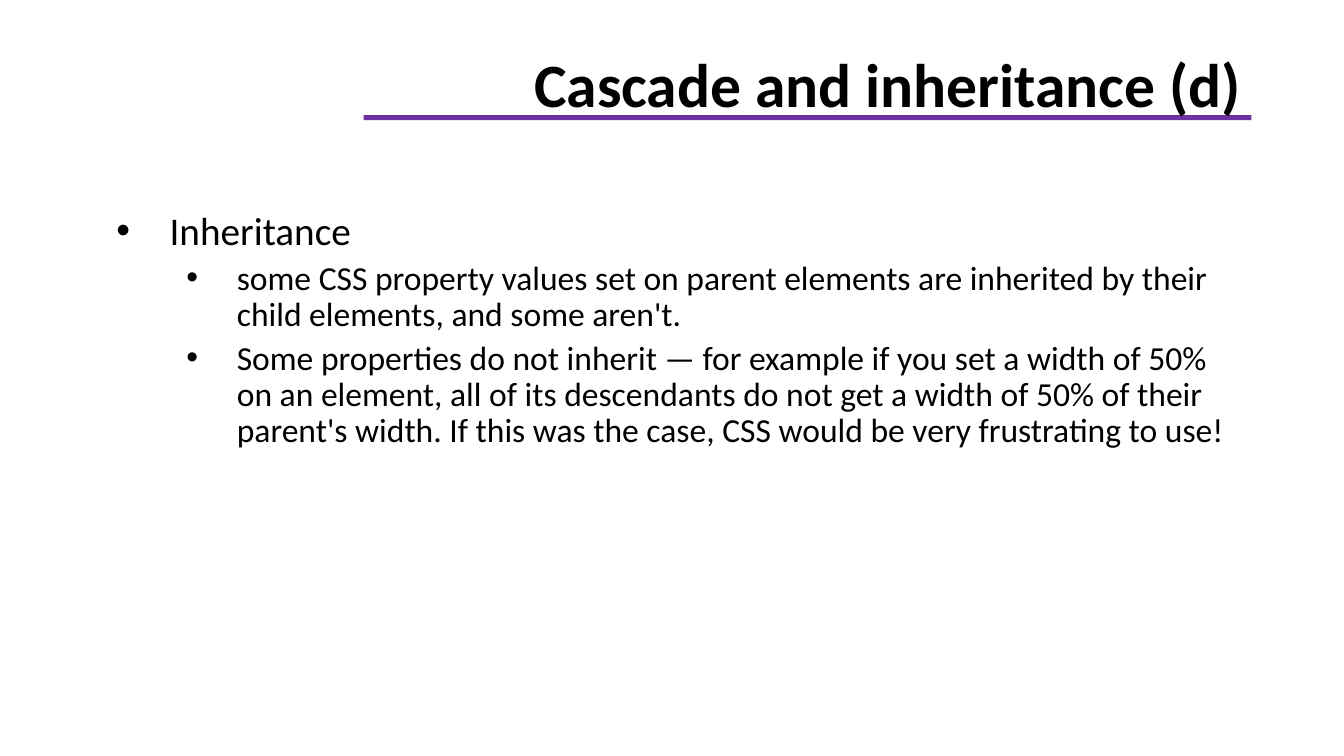
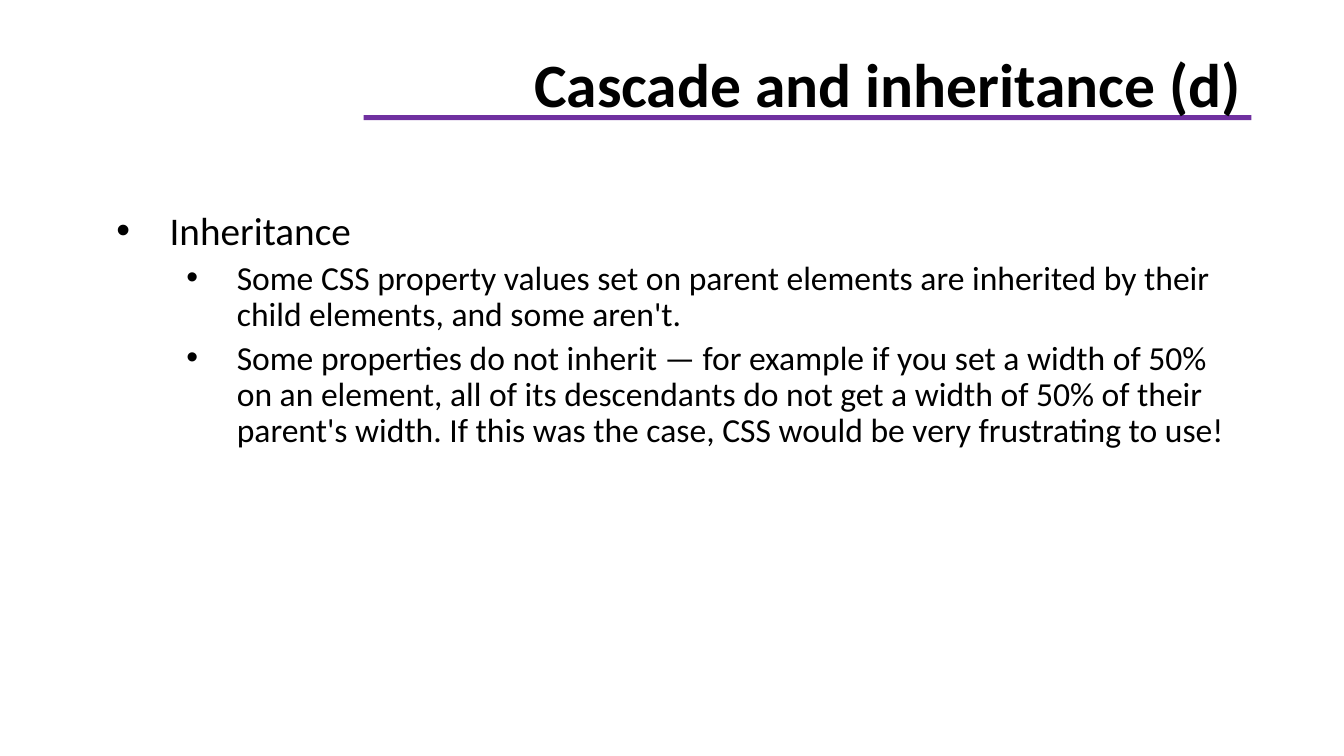
Before and after one commit to giaule91/basic-html, a slide deck: slide 8 of docs/CSS.pptx. Drawn at 1344x756 pixels with LibreOffice and Linux fonts; fonts in the diff are those of the drawing; background and template pictures are left out. Boxes give left, top, right and bottom in pixels: in the first picture for what was removed or moved away, otherwise in the second. Text is boxed around its words. In the diff, an @@ line names an element or a change of style, - is before the commit and + after.

```diff
--- a/docs/CSS.pptx
+++ b/docs/CSS.pptx
@@ text at <box>237,266,1209,330</box>: text changed @@
-  • some CSS property values set on parent elements are inherited by their child elements, and some aren't.
+  • Some CSS property values set on parent elements are inherited by their child elements, and some aren't.
```
Also in this commit, not shown: 5 other slides changed, 6 other files.
